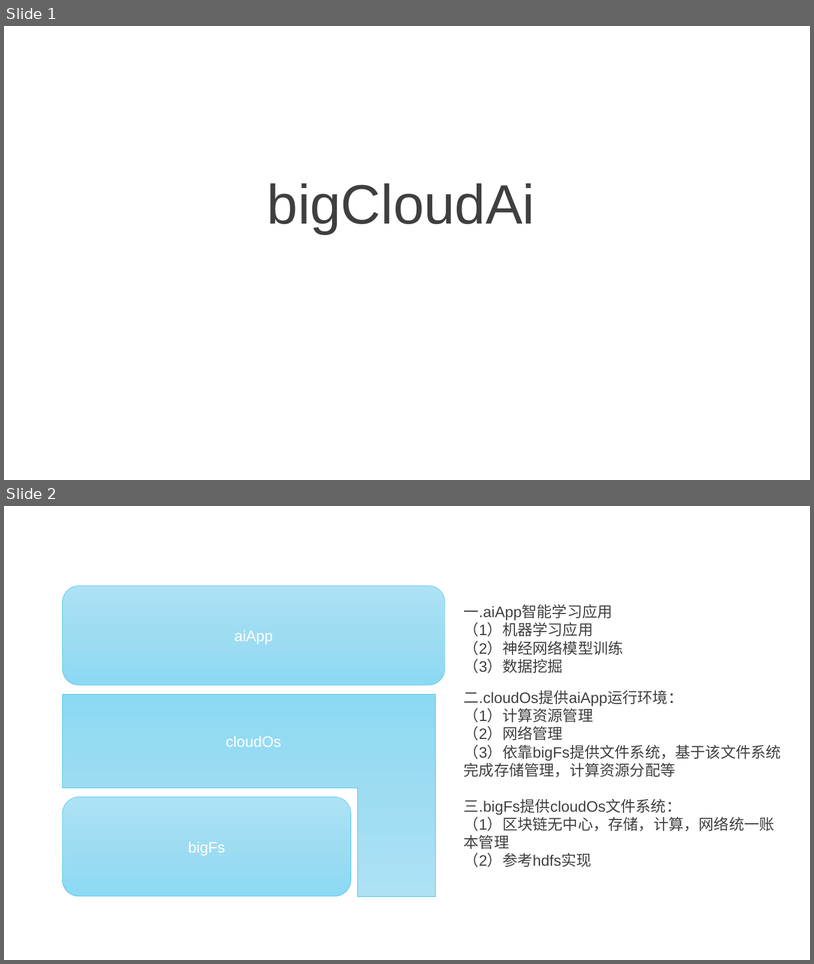
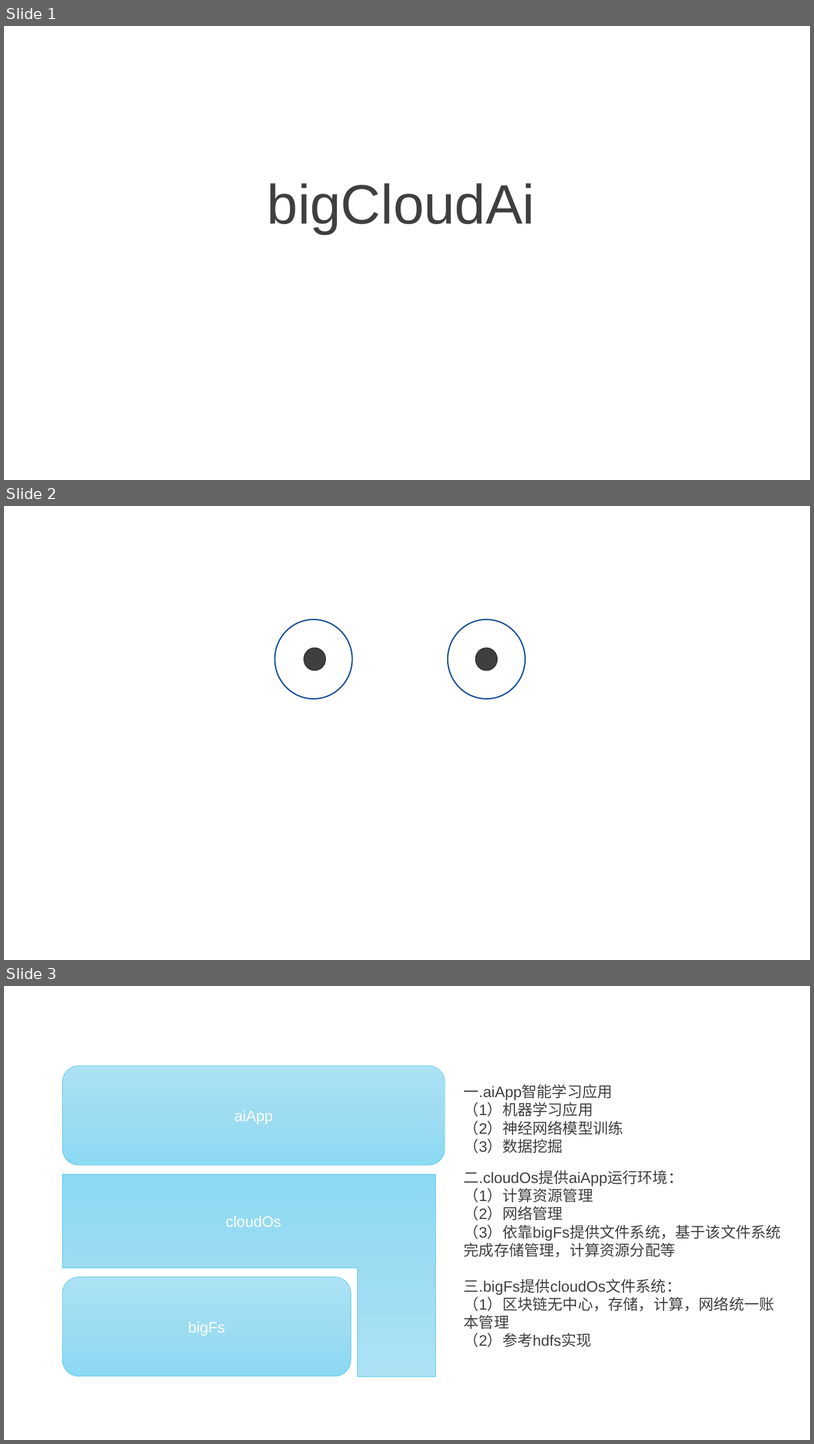
Before and after one commit to bigCloudAI/bigCloudAi, a slide deck: bigCloudAi/bigCloudAi.pptx. Shown one above the other, each under a label of ours: slides 1 and 2 before the commit, slides 1, 2 and 3 after it. The pictures are 814x964 and 814x1444 pixels, drawn with LibreOffice and Linux fonts; fonts in the diff are those of the drawing; background and template pictures are left out. Boxes give left, top, right and bottom in pixels: in the first picture for what was removed or moved away, otherwise in the second. Text is boxed around its words. In the diff, an @@ line names an element or a change of style, - is before the commit and + after.

```diff
--- a/bigCloudAi/bigCloudAi.pptx
+++ b/bigCloudAi/bigCloudAi.pptx
@@ slide 2 added at (4,506,810,960), background picture (left out) @@
@@ ellipse added at (275,620,353,699), fill #FFFFFF, outline #114B93 1.5 pt @@
@@ ellipse added at (448,620,525,699), fill #FFFFFF, outline #114B93 1.5 pt @@
@@ ellipse added at (304,648,326,670), fill #3F3F3F, outline #2F2F2F 1 pt @@
@@ ellipse added at (476,648,498,670), fill #3F3F3F, outline #2F2F2F 1 pt @@
@@ what was slide 2 is now slide 3 @@
```
Also in this commit, not shown: 2 other files.
